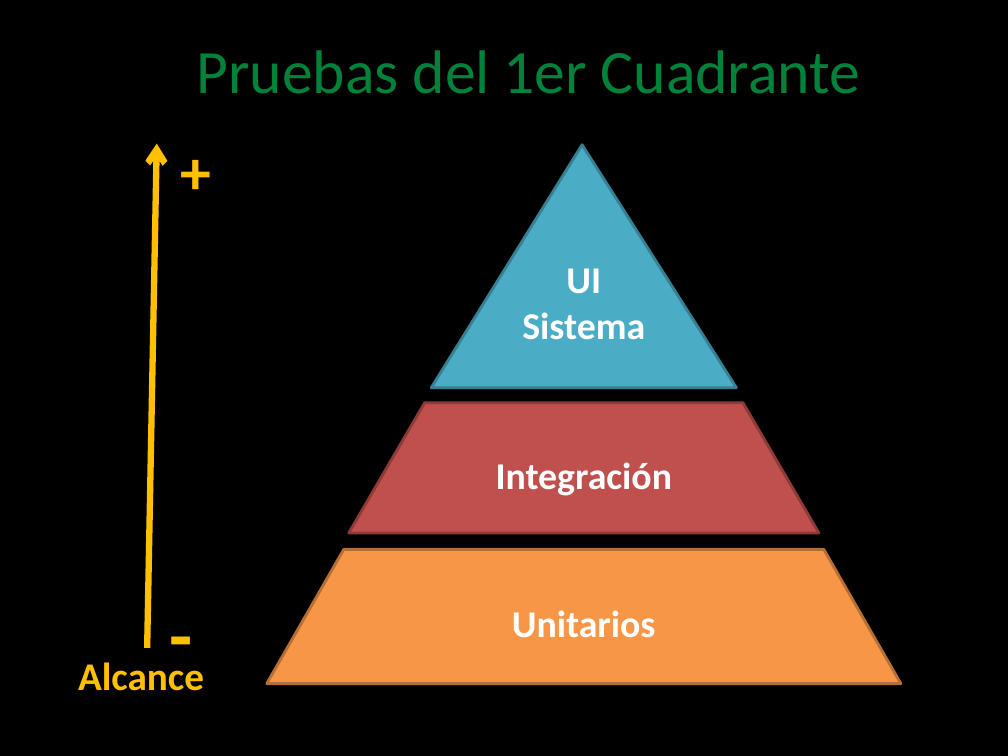
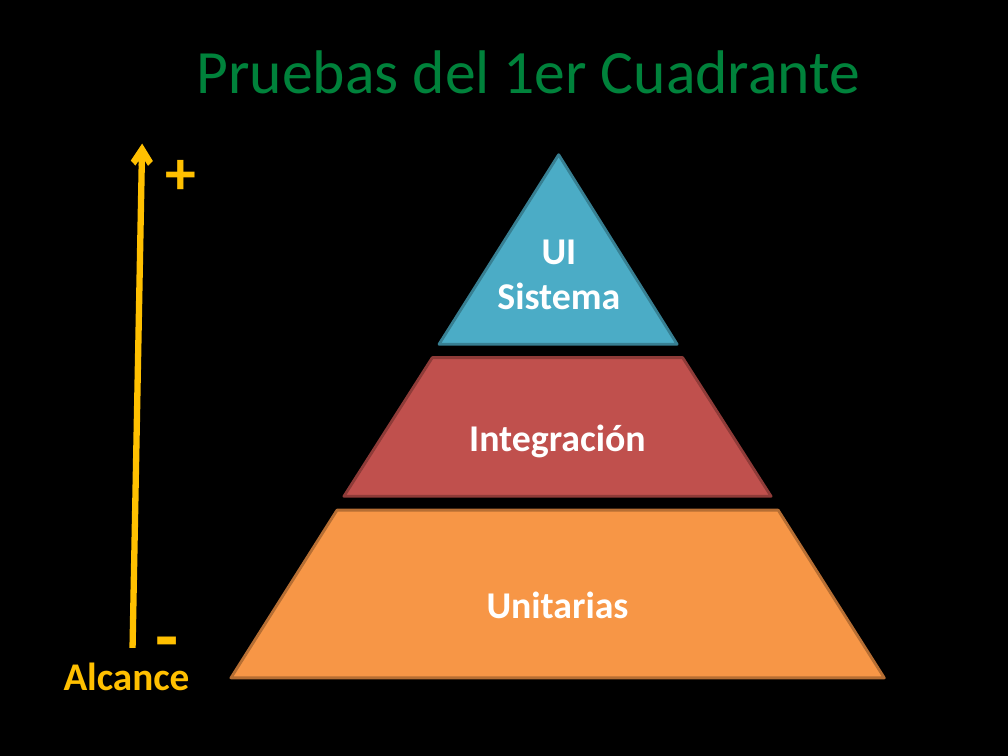
Before and after one commit to angelnunezsalazar/Test-Automation-NET, a slide deck: slide 8 of Diapositivas/0. Test Automation.pptx. Drawn at 1008x756 pixels with LibreOffice and Linux fonts; fonts in the diff are those of the drawing; background and template pictures are left out. Boxes give left, top, right and bottom in pixels: in the first picture for what was removed or moved away, otherwise in the second. Text is boxed around its words. In the diff, an @@ line names an element or a change of style, - is before the commit and + after.

```diff
--- a/Diapositivas/0. Test Automation.pptx
+++ b/Diapositivas/0. Test Automation.pptx
@@ triangle at box(439, 154, 677, 344): proportions changed @@
@@ triangle: place and size @@
-triangle at box(431, 145, 737, 388)
+triangle at box(439, 154, 677, 344)
@@ text "UI Sistema": place and size @@
-text "UI Sistema" at box(522, 268, 645, 340)
+text "UI Sistema" at box(497, 239, 620, 310)
@@ trapezoid "Integración": place and size @@
-trapezoid "Integración" at box(349, 403, 818, 533)
+trapezoid "Integración" at box(344, 358, 771, 497)
@@ trapezoid "Integración" at box(344, 358, 771, 497): proportions changed @@
@@ trapezoid added at box(231, 510, 884, 677), fill #F79646, outline #B76F34 2 pt, 27 pt, text #FFFFFF, bold @@
+Unitarias
@@ trapezoid removed at box(267, 549, 901, 683) @@
-Unitarios
@@ 3 texts, 1 arrow: place and size @@
-3 texts, 1 arrow at box(78, 128, 222, 691)
+3 texts, 1 arrow at box(64, 128, 208, 691)
```
Also in this commit, not shown: 4 other slides changed, 1 other file.
